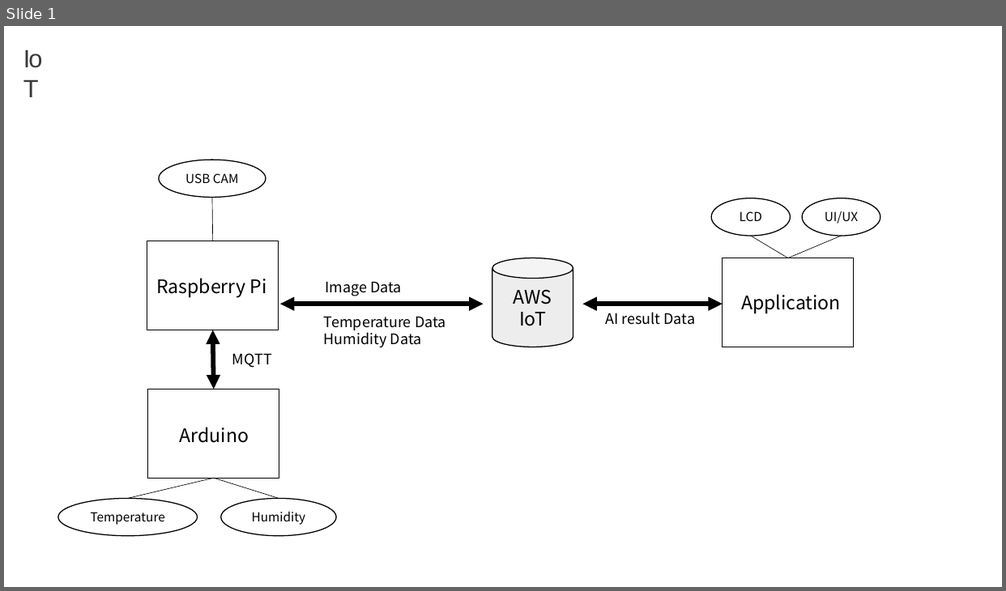
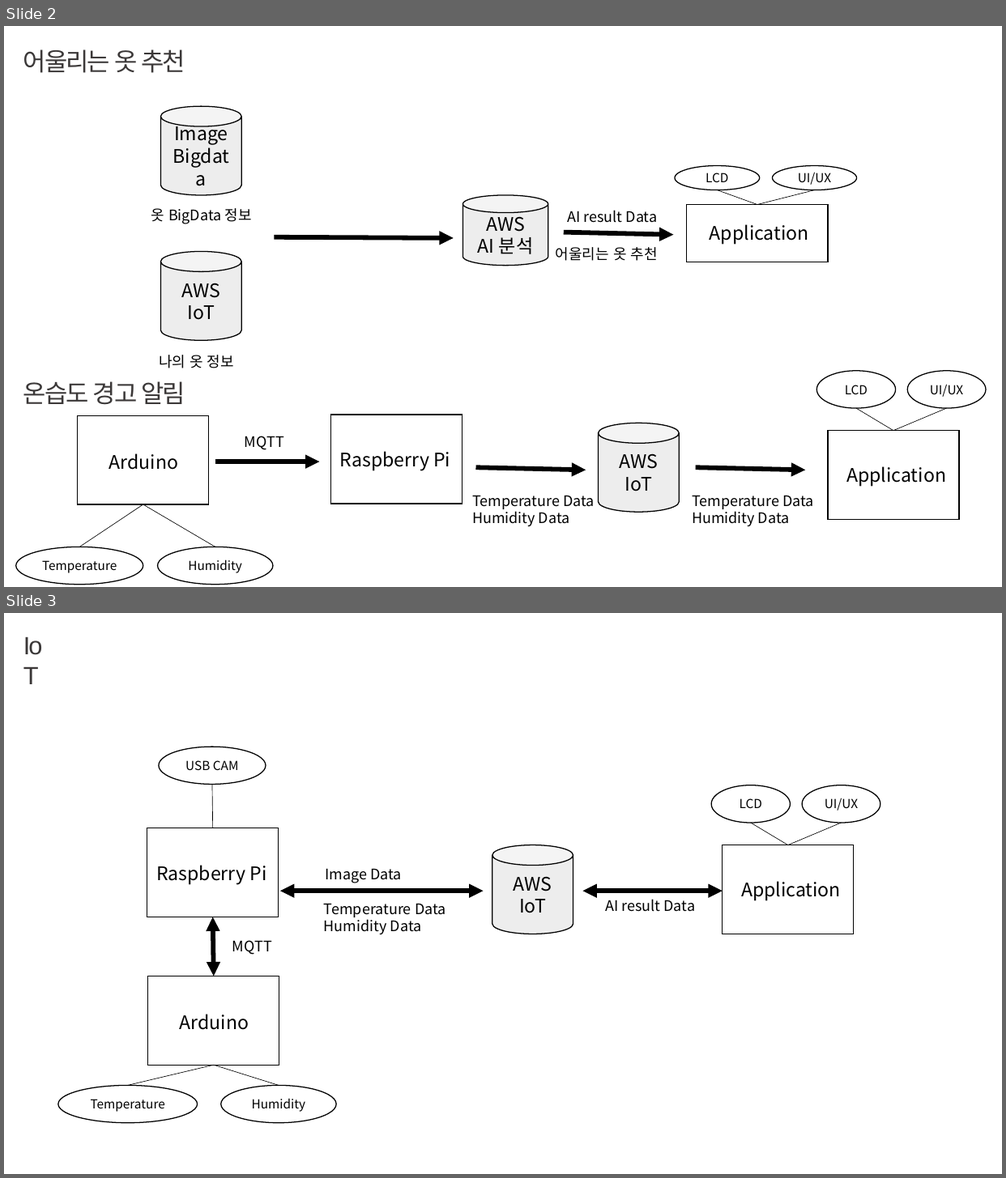
Before and after one commit to Convergence-Divergence/Trandy-Closet, a slide deck: IoT/시스템구성.pptx. Shown one above the other, each under a label of ours: slide 1 before the commit, slides 2 and 3 after it. The pictures are 1006x591 and 1006x1178 pixels, drawn with LibreOffice and Linux fonts; fonts in the diff are those of the drawing. Boxes give left, top, right and bottom in pixels: in the first picture for what was removed or moved away, otherwise in the second. Text is boxed around its words. In the diff, an @@ line names an element or a change of style, - is before the commit and + after.

```diff
--- a/IoT/시스템구성.pptx
+++ b/IoT/시스템구성.pptx
@@ slide 2 added at box(4, 26, 1002, 587), background #FFFFFF @@
@@ text added at box(23, 49, 185, 73), 24 pt, text #3B3838 @@
+어울리는 옷 추천
@@ cylinder added at box(160, 106, 241, 195), fill #EDEDED, outline #000000 1 pt, 18 pt, text #000000 @@
+Image
+Bigdata
@@ cylinder added at box(463, 195, 548, 266), fill #EDEDED, outline #000000 1 pt, 18 pt, text #000000 @@
+AWS
+AI 분석
@@ group added at box(675, 166, 858, 263): 2 ellipses, 2 lines, 1 text, 1 rectangle @@
+Application
+LCD
+UI/UX
@@ text added at box(151, 208, 252, 224), 14 pt, text #000000 @@
+옷 BigData 정보
@@ text added at box(567, 210, 658, 223), 14 pt, text #000000 @@
+AI result Data
@@ arrow added from (275, 237) to (454, 238), #000000 4.5 pt @@
@@ arrow added from (564, 233) to (673, 235), #000000 4.5 pt @@
@@ cylinder added at box(160, 251, 241, 340), fill #EDEDED, outline #000000 1 pt, 18 pt, text #000000 @@
+AWS
+IoT
@@ text added at box(556, 247, 658, 261), 14 pt, text #000000 @@
+어울리는 옷 추천
@@ text added at box(159, 355, 234, 369), 14 pt, text #000000 @@
+나의 옷 정보
@@ text added at box(23, 382, 185, 405), 24 pt, text #3B3838 @@
+온습도 경고 알림
@@ group added at box(817, 371, 987, 520): 2 ellipses, 2 lines, 1 text, 1 rectangle @@
+Application
+LCD
+UI/UX
@@ rectangle added at box(78, 416, 208, 506), outline #000000 1 pt @@
@@ text added at box(245, 436, 284, 450), 14 pt, text #000000 @@
+MQTT
@@ rectangle added at box(331, 416, 462, 505), outline #000000 1 pt @@
@@ cylinder added at box(599, 424, 680, 513), fill #EDEDED, outline #000000 1 pt, 18 pt, text #000000 @@
+AWS
+IoT
@@ text added at box(109, 454, 178, 470), 18 pt, text #000000 @@
+Arduino
@@ arrow added from (215, 462) to (320, 462), #000000 4.5 pt @@
@@ text added at box(340, 451, 450, 472), 18 pt, text #000000 @@
+Raspberry Pi
@@ arrow added from (475, 467) to (586, 470), #000000 4.5 pt @@
@@ arrow added from (696, 467) to (806, 470), #000000 4.5 pt @@
@@ line added from (79, 547) to (143, 506), #000000 0.5 pt @@
@@ line added from (143, 506) to (215, 547), #000000 0.5 pt @@
@@ text added at box(472, 495, 594, 527), 14 pt, text #000000 @@
+Temperature Data
+Humidity Data
@@ text added at box(692, 495, 814, 527), 14 pt, text #000000 @@
+Temperature Data
+Humidity Data
@@ ellipse added at box(16, 547, 143, 584), fill #FFFFFF, outline #000000 1 pt, 12 pt, text #000000 @@
+Temperature
@@ ellipse added at box(157, 547, 273, 584), fill #FFFFFF, outline #000000 1 pt, 12 pt, text #000000 @@
+Humidity
@@ what was slide 1 is now slide 3 @@
```
Also in this commit, not shown: 2 other slides added, 1 other file.
